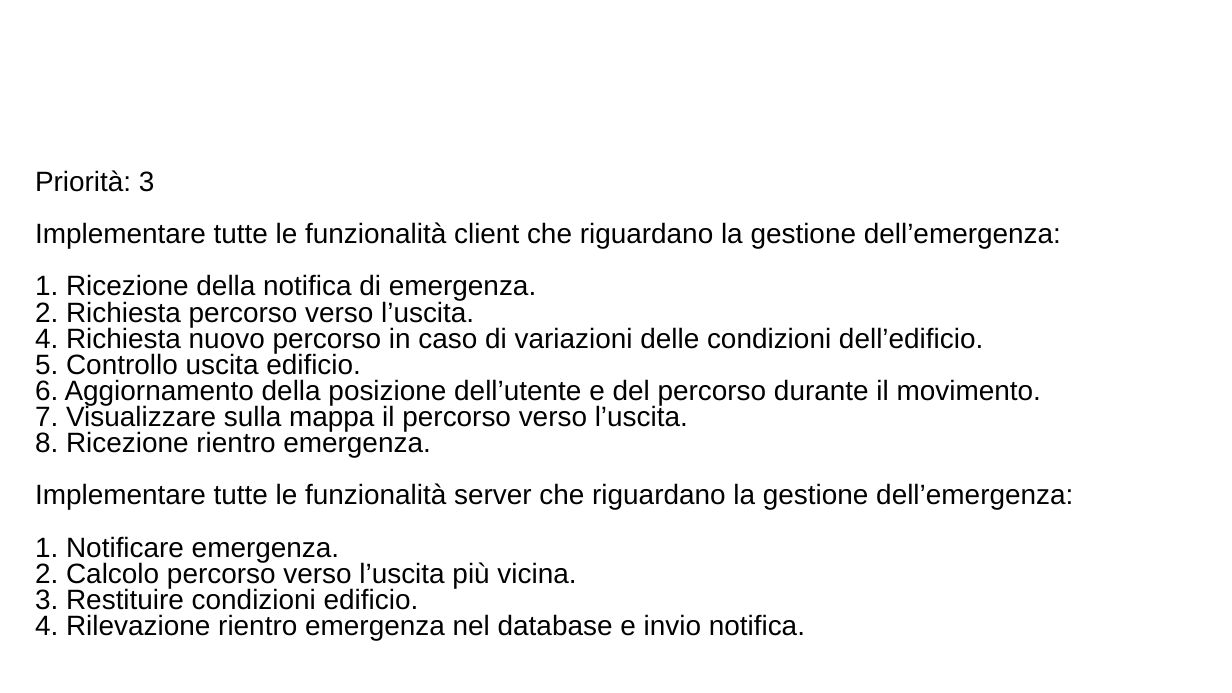
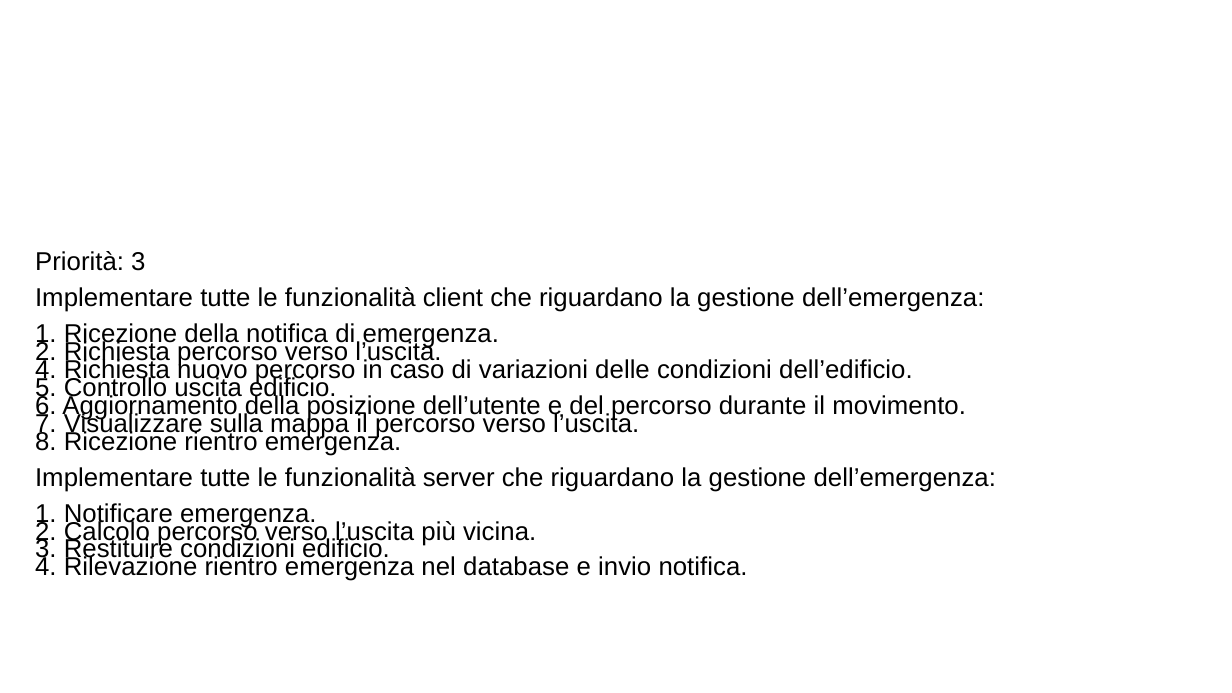
Before and after one commit to ecorradini/ProgettoIDS, a slide deck: slide 4 of AnalisiRequisiti/User Stories/UserStories.ppt. Drawn at 1232x693 pixels with LibreOffice and Linux fonts; fonts in the diff are those of the drawing; background and template pictures are left out. Boxes give left, top, right and bottom in pixels: in the first picture for what was removed or moved away, otherwise in the second. Text is boxed around its words. In the diff, an @@ line names an element or a change of style, - is before the commit and + after.

```diff
--- a/AnalisiRequisiti/User Stories/UserStories.ppt
+++ b/AnalisiRequisiti/User Stories/UserStories.ppt
@@ text "Priorità: 3" at (35,251,996,581): size 18 to 16.6 pt; line spacing 0.78 to 0.58 @@
```
Also in this commit, not shown: 2 other slides changed, 3 other files.
